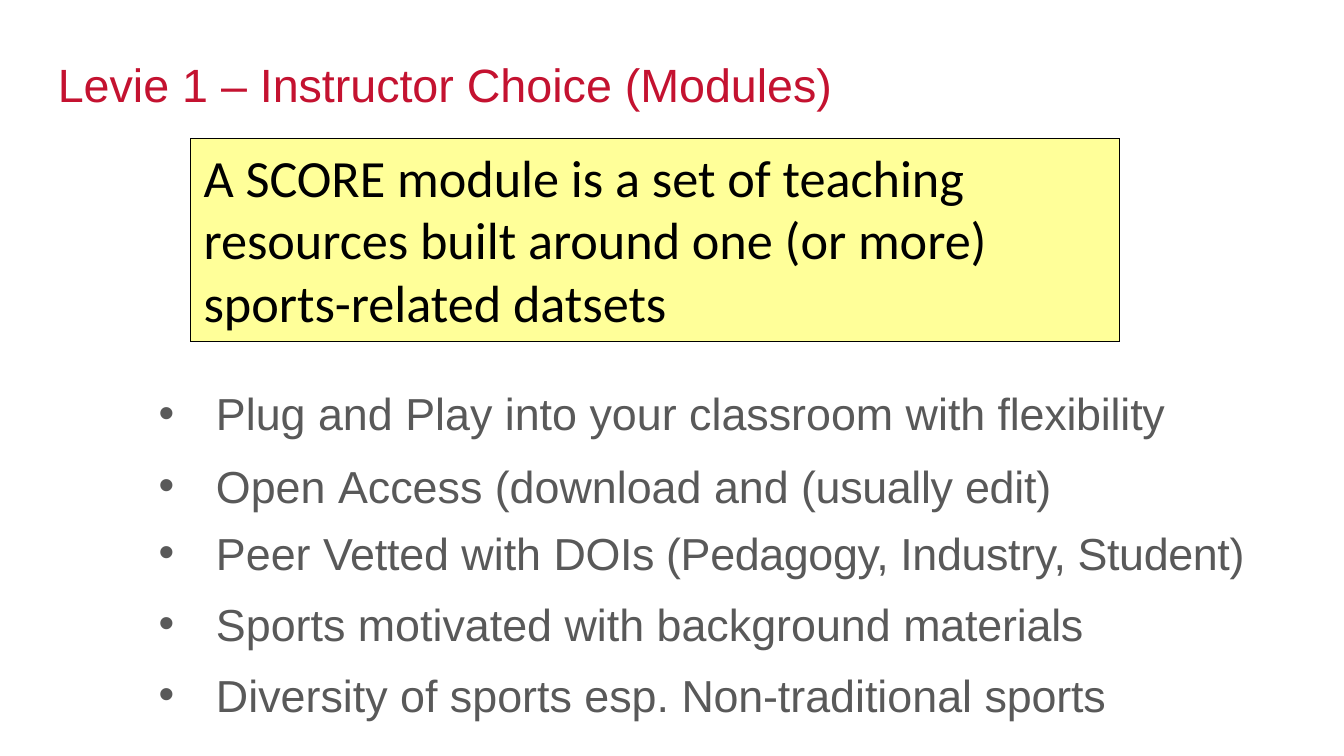
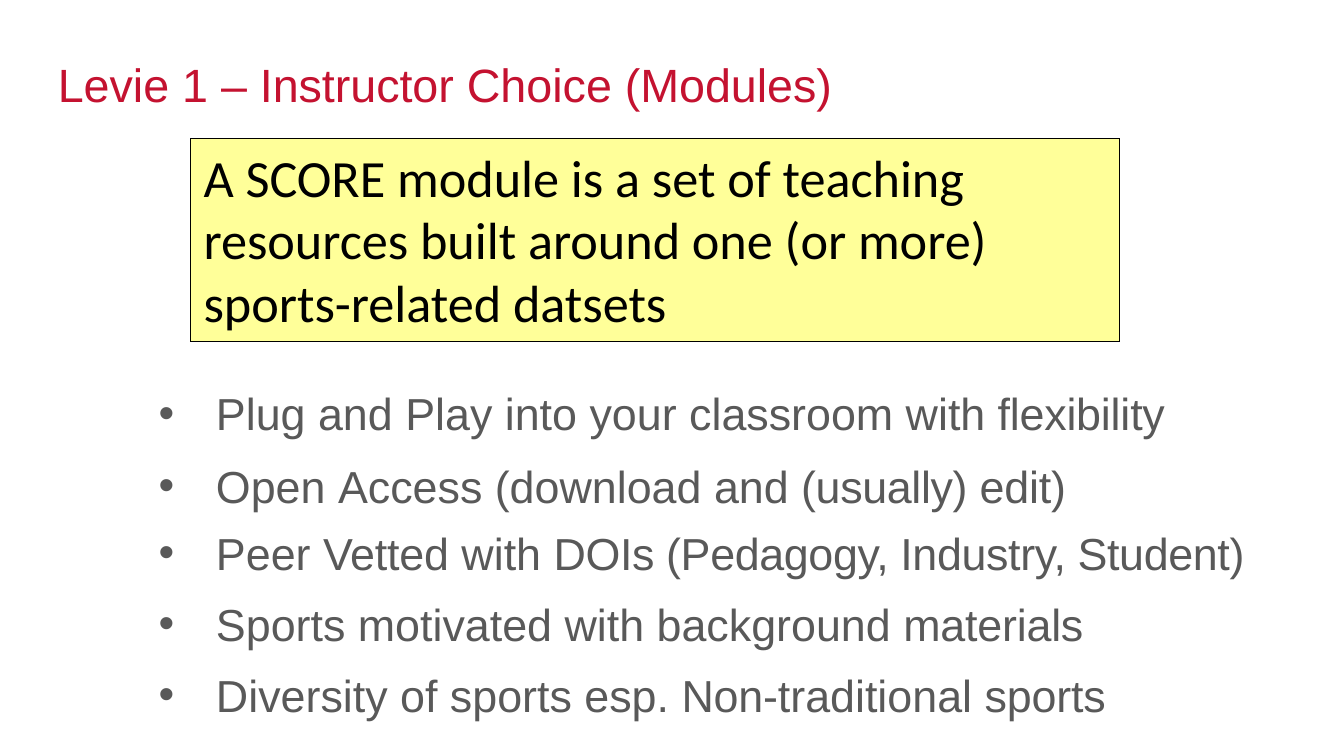
Before and after one commit to iramler/score_uscots_2025_breakout, a slide deck: slide 5 of USCOTS 2025 SCORE Breakout.pptx. Drawn at 1344x756 pixels with LibreOffice and Linux fonts; fonts in the diff are those of the drawing; background and template pictures are left out. Boxes give left, top, right and bottom in pixels: in the first picture for what was removed or moved away, otherwise in the second. Text is boxed around its words. In the diff, an @@ line names an element or a change of style, - is before the commit and + after.

Commit message:
fixed missing ) in pptx

```diff
--- a/USCOTS 2025 SCORE Breakout.pptx
+++ b/USCOTS 2025 SCORE Breakout.pptx
@@ text at bbox=[216, 470, 1066, 512]: text changed @@
-• Open Access (download and (usually edit)
+• Open Access (download and (usually) edit)
```
Also in this commit, not shown: 1 other file.
